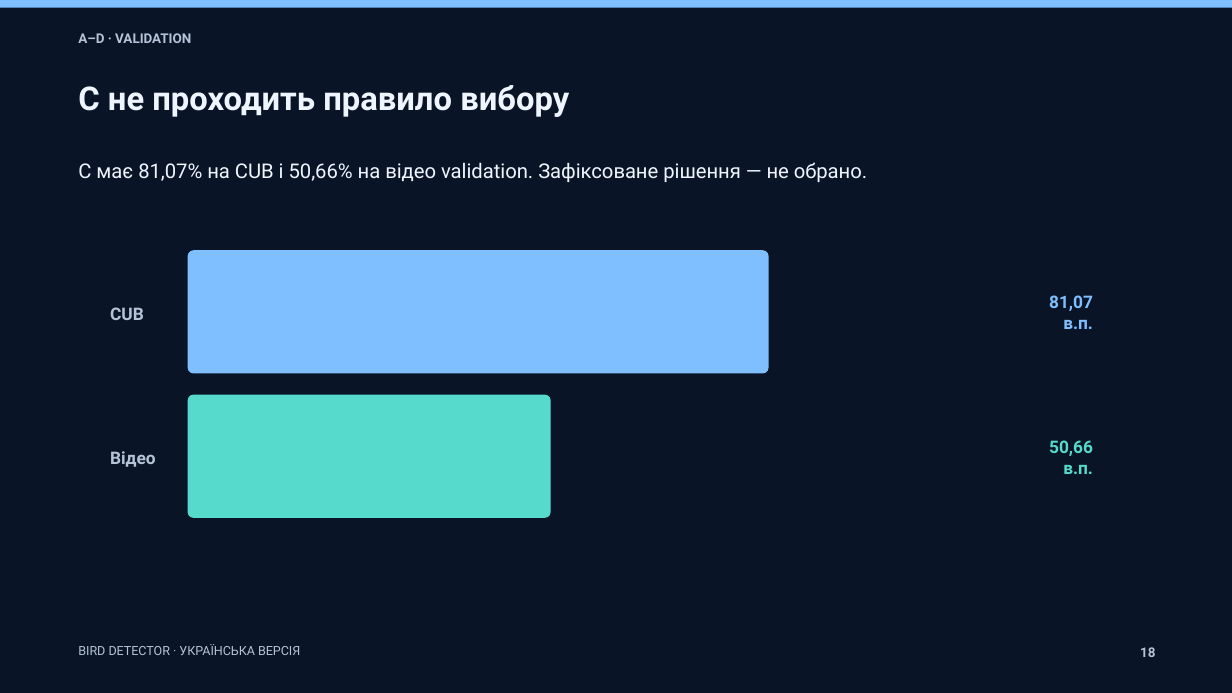
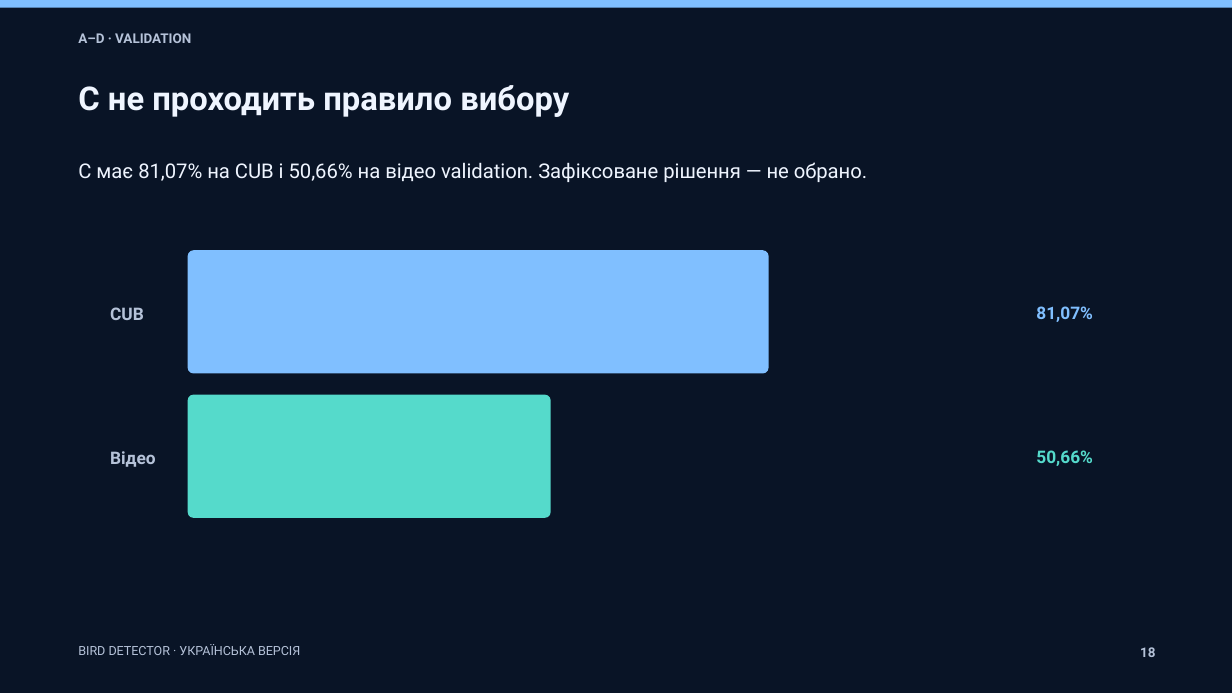
Before and after one commit to tarasenkoandriii/bird-detector, a slide deck: slide 18 of Bird_Detector_Presentation_UK.pptx. Drawn at 1232x693 pixels with LibreOffice and Linux fonts; fonts in the diff are those of the drawing. Boxes give left, top, right and bottom in pixels: in the first picture for what was removed or moved away, otherwise in the second. Text is boxed around its words. In the diff, an @@ line names an element or a change of style, - is before the commit and + after.

```diff
--- a/Bird_Detector_Presentation_UK.pptx
+++ b/Bird_Detector_Presentation_UK.pptx
@@ text at (1036, 306, 1093, 322): text changed @@
-81,07 в.п.
+81,07%
@@ text at (1036, 450, 1093, 466): text changed @@
-50,66 в.п.
+50,66%
```
Also in this commit, not shown: 19 other files.
